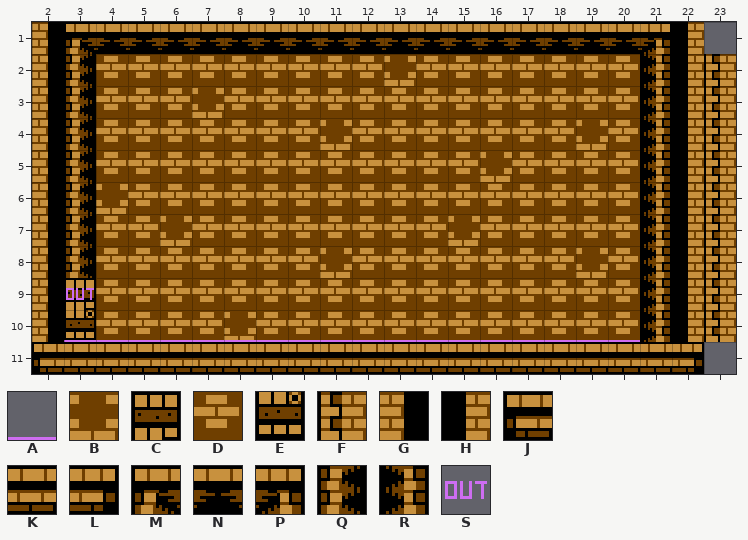
One commit to this Tiled map: maps/garden.tmx. That is the earlier state.
Cells are 16x16 px. Shown: x 2..23, y 1..11.
Key: from "vliiage": A 1, B 1234, C 1247, D 1298, E 1311, F 1356, G 1357, H 1361, J 1490, K 1491, L 1492, M 2002, N 2003, P 2004, Q 2066, R 2068, S 2114.
_ is an empty cell.
Layer "Tile Layer 1" before, first column x 2:
 1 GMNNNNNNNNNNNNNNNNNPH_
 2 GQDDDDDDDDDBDDDDDDDRHF
 3 GQDDDBDDDDDDDDDDDDDRHF
 4 GQDDDDDDDBDDDDDDDBDRHF
 5 GQDDDDDDDDDDDDBDDDDRHF
 6 GQBDDDDDDDDDDDDDDDDRHF
 7 GQDDBDDDDDDDDBDDDDDRHF
 8 GQDDDDDDDBDDDDDDDBDRHF
 9 GCDDDDDDDDDDDDDDDDDRHF
10 GEDDDDBDDDDDDDDDDDDRHF
11 JKKKKKKKKKKKKKKKKKKKL_
Layer "ground" before, first column x 2:
 1 ______________________
 2 ______________________
 3 ______________________
 4 ______________________
 5 ______________________
 6 ______________________
 7 ______________________
 8 ______________________
 9 ______________________
10 _AAAAAAAAAAAAAAAAAA___
11 ______________________
New version:
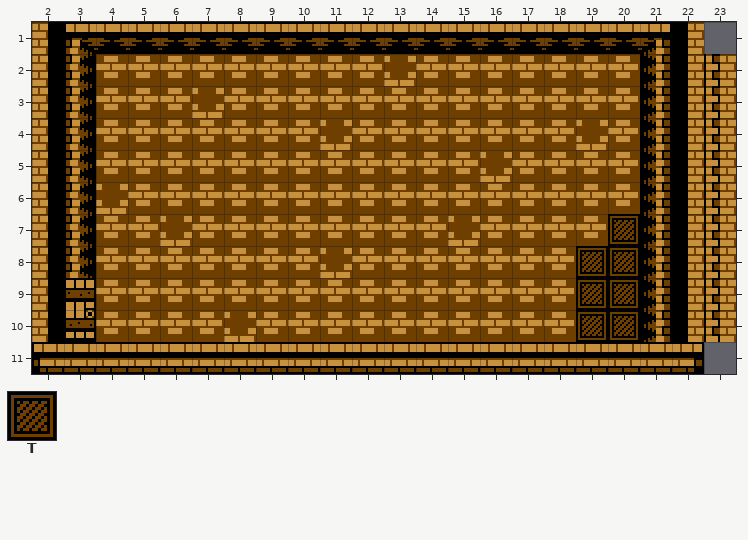
Further tiles: from "vliiage": T 115.
Diff:
{"where": "layer \"Tile Layer 1\""}
{"y":7,"x":20,"old":"D","new":"T"}
{"y":8,"x":19,"old":"BD","new":"TT"}
{"y":9,"x":19,"old":"DD","new":"TT"}
{"y":10,"x":19,"old":"DD","new":"TT"}
{"where": "layer \"ground\" (now hidden)"}
{"y":10,"x":3,"old":"AAAAAAAAAAAAAAAAAA","new":"__________________"}
{"where": "layer \"doors\" (now hidden)"}
{"y":9,"x":3,"old":"S","new":"_"}
